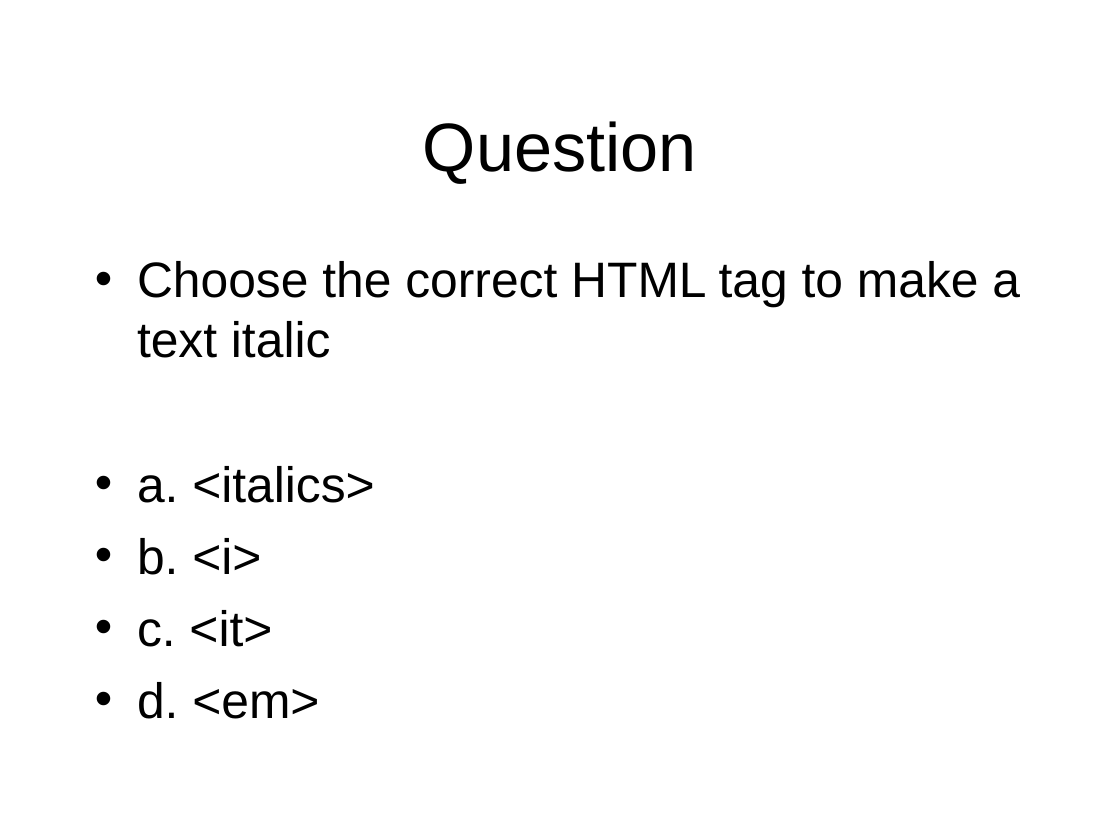
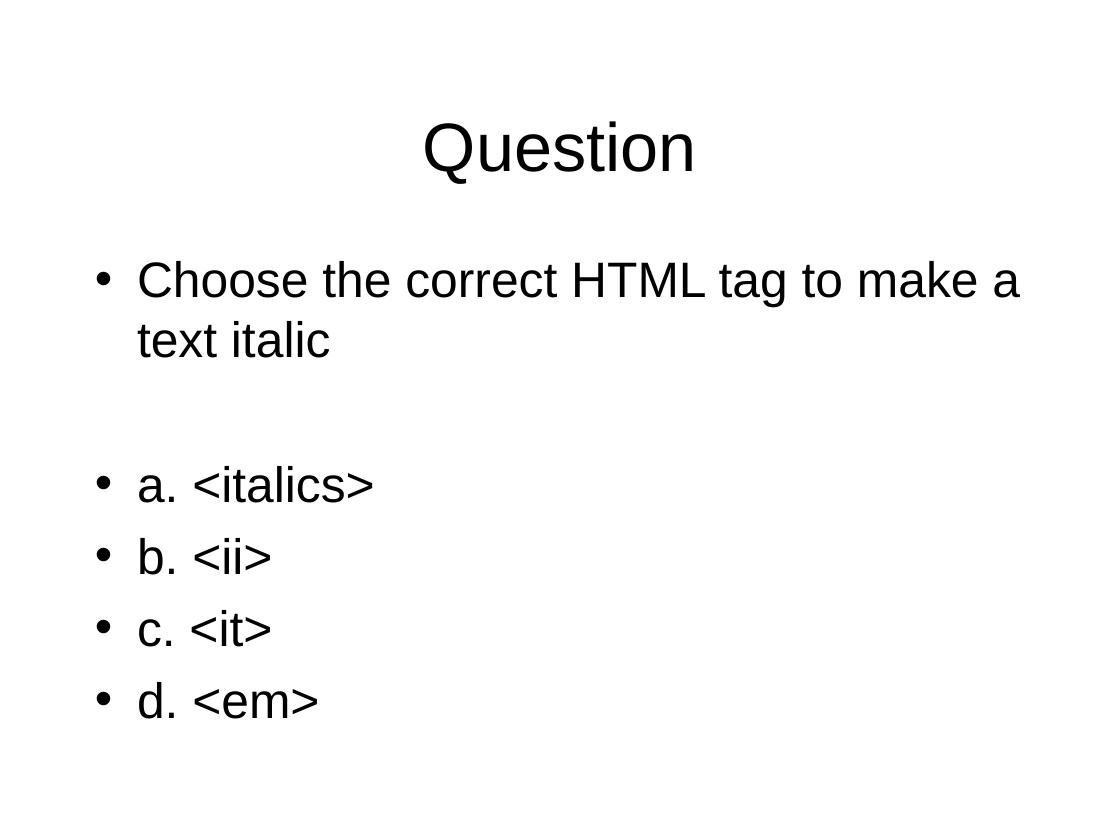
Before and after one commit to octaviordz/zjnu2017.github.io, a slide deck: slide 56 of WAD/lectures/020--HTML.Fundamentals.ppt. Drawn at 1120x840 pixels with LibreOffice and Linux fonts; fonts in the diff are those of the drawing. Boxes give left, top, right and bottom in pixels: in the first picture for what was removed or moved away, otherwise in the second. Text is boxed around its words. In the diff, an @@ line names an element or a change of style, - is before the commit and + after.

```diff
--- a/WAD/lectures/020--HTML.Fundamentals.ppt
+++ b/WAD/lectures/020--HTML.Fundamentals.ppt
@@ text at box(137, 538, 272, 575): text changed @@
-• b. <i>
+• b. <ii>
```
Also in this commit, not shown: 2 other slides changed, 7 other files.
